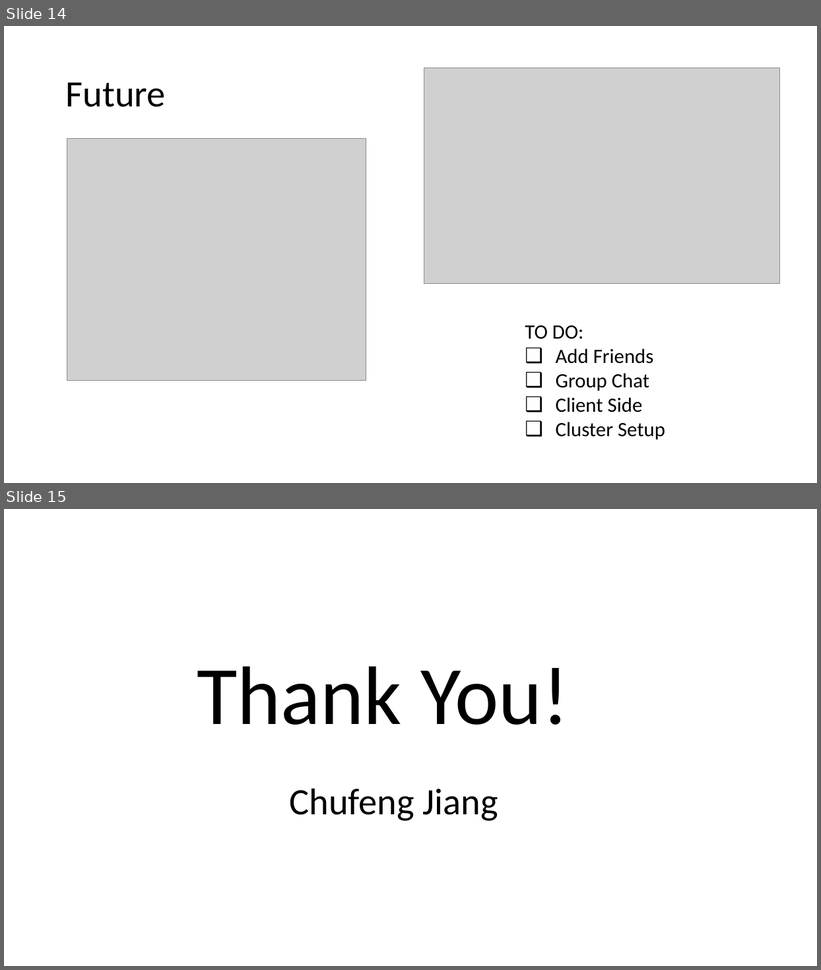
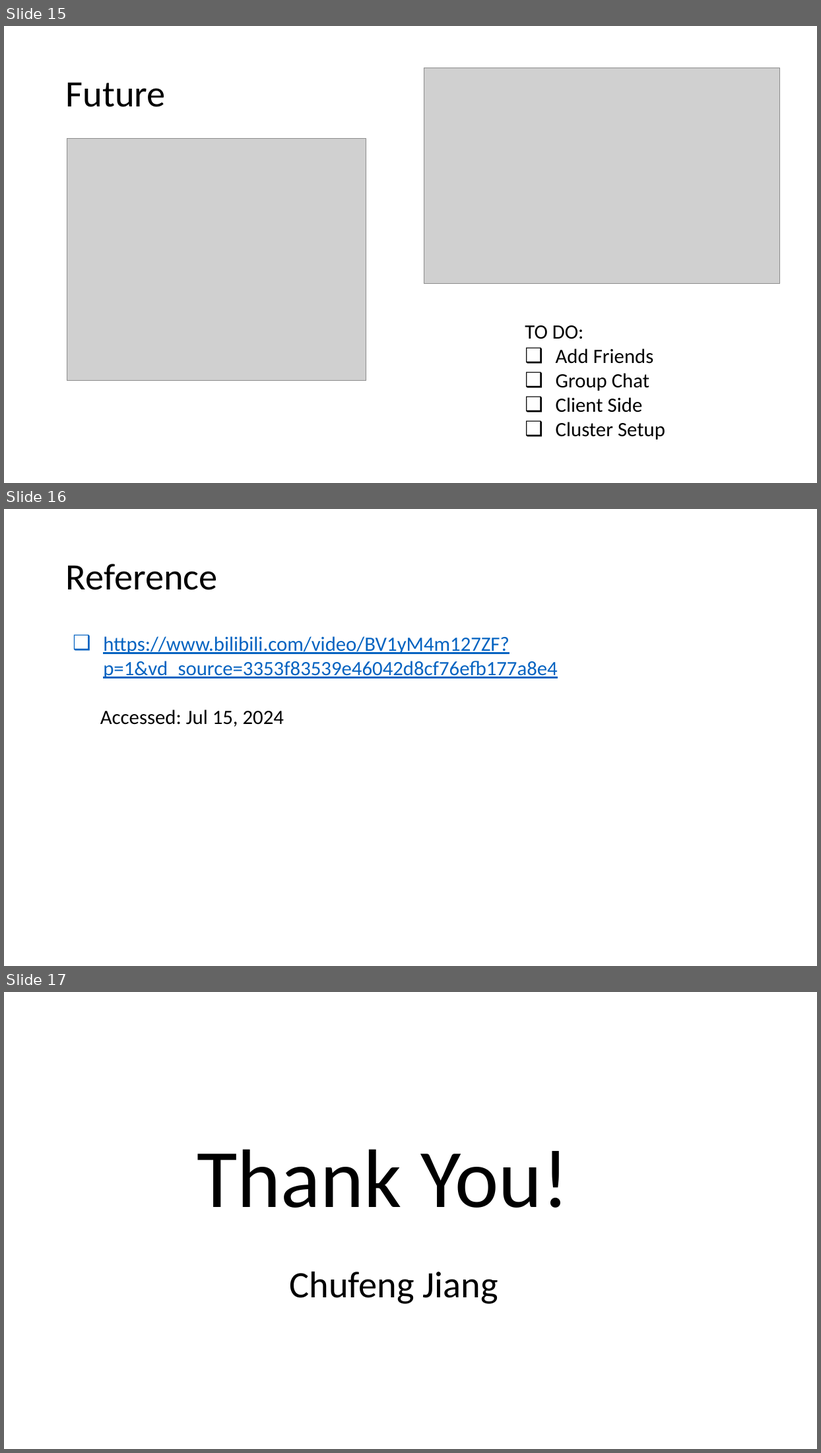
Before and after one commit to Chufeng-Jiang/Cluster_ChatServer, a slide deck: Advanced Linux Final Project.pptx. Shown one above the other, each under a label of ours: slides 14 and 15 before the commit, slides 15, 16 and 17 after it. The pictures are 821x970 and 821x1453 pixels, drawn with LibreOffice and Linux fonts; fonts in the diff are those of the drawing; grey boxes stand for pictures. Boxes give left, top, right and bottom in pixels: in the first picture for what was removed or moved away, otherwise in the second. Text is boxed around its words. In the diff, an @@ line names an element or a change of style, - is before the commit and + after.

```diff
--- a/Advanced Linux Final Project.pptx
+++ b/Advanced Linux Final Project.pptx
@@ slide 16 added at [4,509,817,966], background #FFFFFF @@
@@ title added at [66,564,218,590], 44 pt, text #000000 @@
+Reference
@@ text added at [100,636,558,727], 24 pt, text #0563C1, underline @@
+❑ https://www.bilibili.com/video/BV1yM4m127ZF?p=1&vd_source=3353f83539e46042d8cf76efb177a8e4
+Accessed: Jul 15, 2024
@@ what was slide 14 is now slide 15 @@
@@ what was slide 15 is now slide 17 @@
```
Also in this commit, not shown: 5 slides changed, 1 other slide added.
